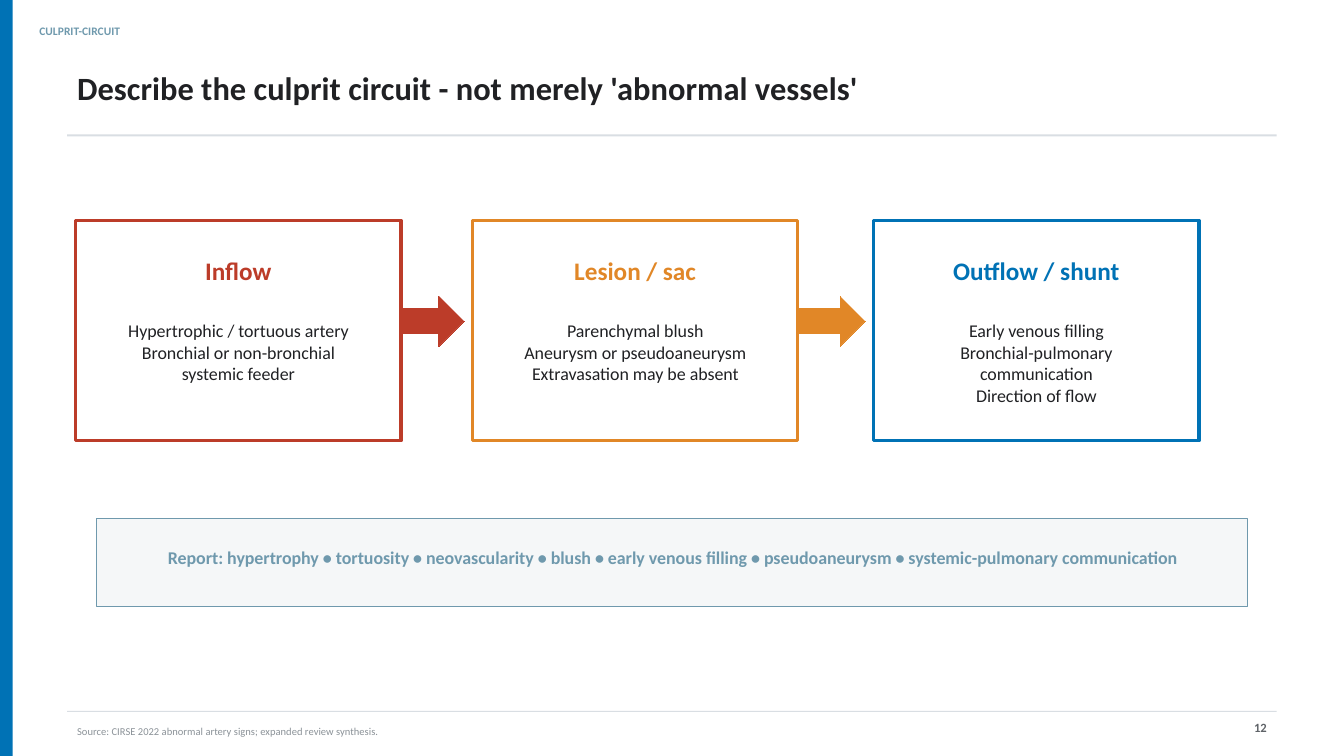
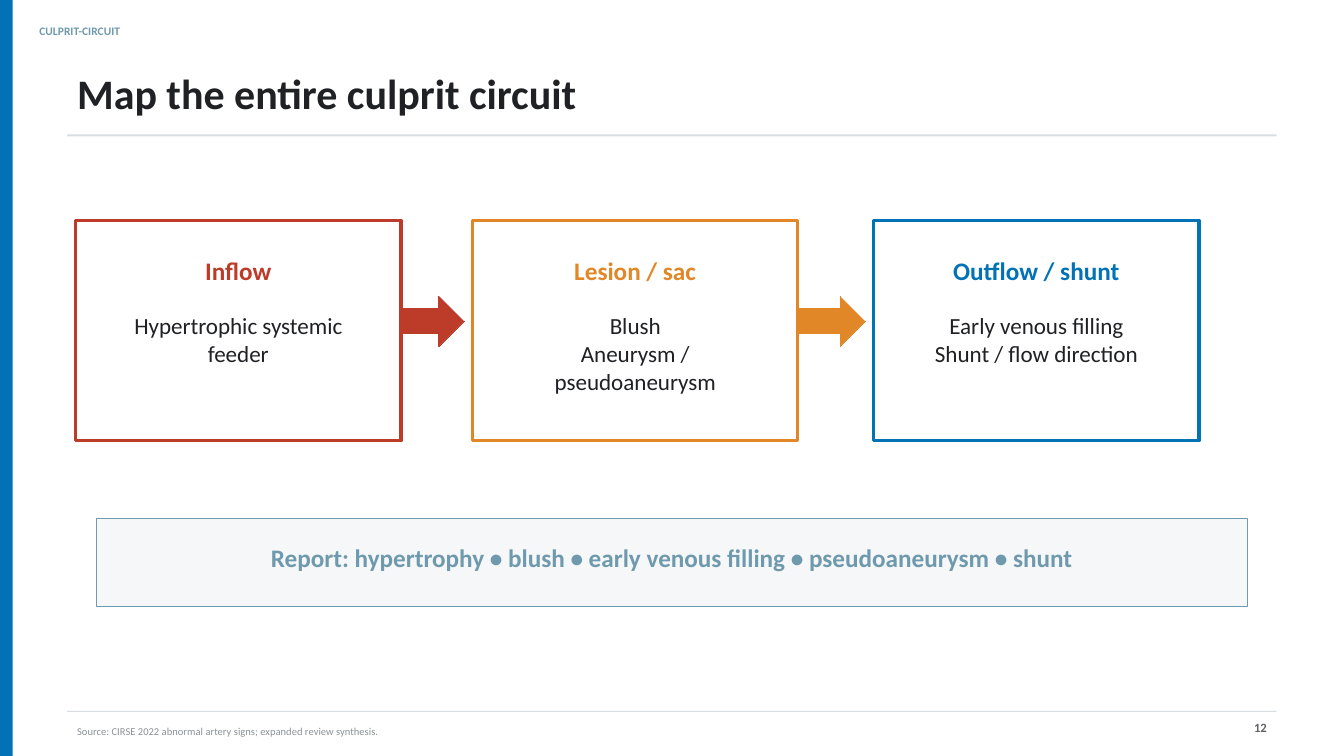
Before and after one commit to henrylab865/medical-slide-templates, a slide deck: slide 12 of examples/hemoptysis-lung-mass-mm/Hemoptysis_Lung_Mass_MM_NEJM_EN.pptx. Drawn at 1344x756 pixels with LibreOffice and Linux fonts; fonts in the diff are those of the drawing. Boxes give left, top, right and bottom in pixels: in the first picture for what was removed or moved away, otherwise in the second. Text is boxed around its words. In the diff, an @@ line names an element or a change of style, - is before the commit and + after.

Commit message:
Increase M&M deck readability for auditorium use
Shortens visible copy and enlarges primary body, table, and chart text in both language editions.

```diff
--- a/examples/hemoptysis-lung-mass-mm/Hemoptysis_Lung_Mass_MM_NEJM_EN.pptx
+++ b/examples/hemoptysis-lung-mass-mm/Hemoptysis_Lung_Mass_MM_NEJM_EN.pptx
@@ text at (x1=77, y1=79, x2=576, y2=116): text changed; size 23.2 to 30 pt @@
-Describe the culprit circuit - not merely 'abnormal vessels'
+Map the entire culprit circuit
@@ text at (x1=134, y1=318, x2=342, y2=362): text changed; size 12.8 to 16.5 pt @@
-Hypertrophic / tortuous artery
-Bronchial or non-bronchial systemic feeder
+Hypertrophic systemic feeder
@@ text at (x1=555, y1=318, x2=716, y2=394): text changed; size 12.8 to 16.5 pt @@
-Parenchymal blush
-Aneurysm or pseudoaneurysm
-Extravasation may be absent
+Blush
+Aneurysm / pseudoaneurysm
@@ text "Early venous filling" moved from (x1=960, y1=324, x2=1112, y2=402) to (x1=935, y1=318, x2=1137, y2=362) @@
@@ text at (x1=949, y1=318, x2=1123, y2=338): size 12.8 to 16.5 pt in "Early venous filling" @@
@@ text at (x1=935, y1=346, x2=1137, y2=362): text changed; size 12.8 to 16.5 pt @@
-Bronchial-pulmonary communication
-Direction of flow
+Shunt / flow direction
@@ text at (x1=271, y1=549, x2=1072, y2=571): text changed; size 12.8 to 18 pt @@
-Report: hypertrophy • tortuosity • neovascularity • blush • early venous filling • pseudoaneurysm • systemic-pulmonary communication
+Report: hypertrophy • blush • early venous filling • pseudoaneurysm • shunt
```
Also in this commit, not shown: 18 other slides changed, 3 other files.
